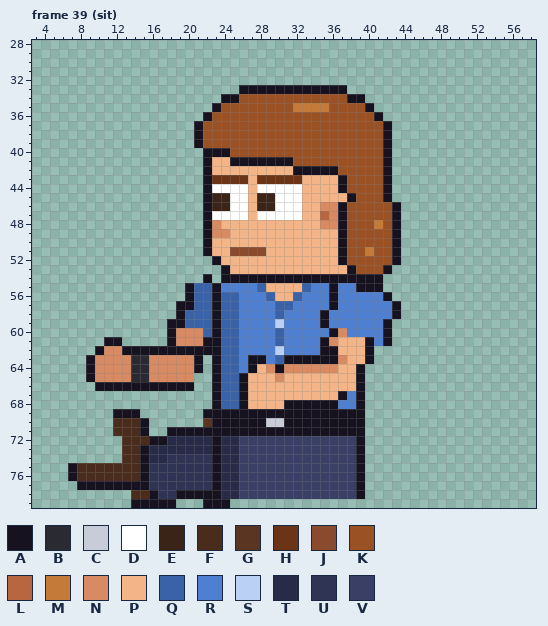
File history of a pixel-art file, sprites/custom/custom_intern_bob_left_anim.aseprite. The first picture shows the starting point.
64x80 pixels, 85 frames. Colours within 5 levels of each other are drawn and written as one. Shown: frame 39 (sit): x 3..58, y 28..79. The commit also changed other frames, which this record leaves out.
Visible layers, top first: "Hair", "Face", "Watch", "Near Arm", "Collar", "Belt", "Shirt", "Body", "Back Arm", "Pants", "Shoes".
Palette (. is transparent): A #17121f  B #2a2a33  C #c8ccd8  D #ffffff  E #3a2418  F #4a2c1c  G #5a3522  H #6b3416  J #8a4a2e  K #9a5124  L #b8663f  M #c47a38  N #d88a62  P #f3b488  Q #3a62a8  R #4f7fd0  S #bbd0f5  T #272b48  U #2f3354  V #3a3f66
Pixels before, frame 39 (sit) (only the part around the change), first column x 7:
28 .................................................
29 .................................................
30 .................................................
31 .................................................
32 .................................................
33 ...................AAAAAAAAAAAA..................
34 .................AAKKKKKKKKKKKKAA................
35 ................AKKKKKKKKMMMMKKKKA...............
36 ...............AKKKKKKKKKKKKKKKKKKA..............
37 ..............AKKKKKKKKKKKKKKKKKKKKA.............
38 ..............AKKKKKKKKKKKKKKKKKKKKA.............
39 ..............AKKKKKKKKKKKKKKKKKKKKA.............
40 ...............AAAKKKKKKKKKKKKKKKKKA.............
41 ...............APPAAAAAAAKKKKKKKKKKA.............
42 ...............APPPPPPPPPAAAAAKKKKKA.............
43 ...............AHHHHPHHHHHPPPPAKKKKA.............
44 ...............ADDDDPDDDDDPPPPAKKKKA.............
45 ...............AEEDDPEEDDDPPPPPAKKKA.............
46 ...............AEEDDPEEDDDPPNNAKKKKKA............
47 ...............ADDDDPDDDDDPPLNAKKKKKA............
48 ...............ANPPPPPPPPPPPNNAKKKMKA............
49 ...............ANNPPPPPPPPPPPPAKKKKKA............
50 ...............APPPPPPPPPPPPPPAKKKKKA............
51 ...............APPJJJJPPPPPPPPAKKMKKA............
52 ................APPPPPPPPPPPPPAKKKKKA............
53 .................APPPPPPPPPPPPPAKKKA.............
54 ...............A.AAAAAAAAAAAAAAAAAA..............
55 .............AQQARRRRQPPPPQRRARRAAA..............
56 .............AQQAQQRRRQPPQRRRARRRRRA.............
57 ............AAQQAQQRRRRQQRRRRARRRRRRA............
58 ............AQQQAQQRRRRQRRRRARRRRRRRA............
59 ...........AAQQQAQQRRRRSRRRRARRRRRRA.............
60 ...........ANNNQAQQRRRRQRRRRRANRRRRA.............
61 ....AA.....ANNNAAQQRRRRQRRRRANPPPARA.............
62 ...ANNAAAAAAAAAAAQQRRRRSRRRRAAPPPA...............
63 ..ANNNNBBNNNNNA.AQQRAARQAAAAAANPPA...............
64 ..ANNNNBBNNNNNA.AQQRAPNANNNNNNPPA................
65 ..ANNNNBBNNNNN..AQQAPPPNPPPPPPPPA................
66 ...AAAAAAAAAAA..AQQAPPPPPPPPPPPPA................
67 ................AQQAPPPPPPPPPPARA................
68 ................AQQAPPPPAAAAAARRA................
69 .....AAA.......AAAAAAAAAAAAAAAAAA................
70 .....FFFA......GAAAAAACCAAAAAAAAA................
71 .....FFFA..AAAAAAAAAAAAAAAAAAAAAA................
72 ......FFFAATTTTTATTVVVVVVVVVVVVVA................
73 ......FFATTTTTTTATTVVVVVVVVVVVVVA................
The same view after the edit:
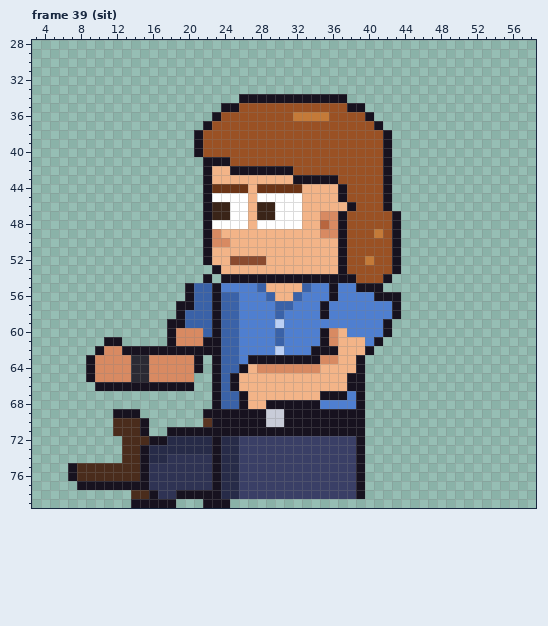
Edits made:
Frame 39 (sit):
Colour A now appears in row 40 at x 21; in row 52 at x 22; in row 53 at x 23 and 43; in row 54 at x 42; in row 56 at x 43.
The author changed colour H to colour A in row 43 at x 32.
The author changed colour K to colour A in row 34 at x 26 to 37; in row 35 at x 24 to 25 and 38 to 39; in row 36 at x 23 and 40; in row 37 at x 22 and 41; in row 46 at x 38 and 42.
The author changed colour P to colour A in row 41 at x 23 to 24; in row 42 at x 25 to 31; in row 43 at x 33 to 36; in row 45 at x 37; in row 53 at x 37; in row 63 at x 39.
The author changed colour P to colour A in rows 65 to 66 at x 38; in row 67 at x 35 to 36; in row 68 at x 29 to 30.
The author changed colour Q to colour A in row 63 at x 30; in rows 65 to 66 at x 25.
The author changed colour R to colour A in row 56 at x 41; in row 57 at x 35; in row 60 at x 35; in row 61 at x 41; in row 62 at x 34; in row 63 at x 29.
The author changed colour R to colour A in row 64 at x 26.
The author changed colour A to colour C in row 69 at x 29 to 30.
The author changed colour E to colour D in row 45 at x 23 to 24 and 28 to 29.
The author changed colour N to colour D in row 48 at x 23.
The author changed colour P to colour D in row 48 at x 24 to 26 and 28 to 32.
The author changed colour D to colour E in row 47 at x 23 to 24 and 28 to 29.
The author changed colour D to colour H in row 44 at x 23 to 26 and 28 to 32.
The author changed colour P to colour J in row 52 at x 25 to 28.
The author changed colour A to colour K in row 40 at x 22 to 24; in row 41 at x 25 to 31; in row 42 at x 32 to 36; in row 43 at x 37; in row 45 at x 38; in row 53 at x 38 and 42.
The author changed colour A to colour K in row 54 at x 39 to 41.
The author changed colour M to colour K in row 35 at x 32 to 35; in row 48 at x 41; in row 51 at x 40.
The author changed colour N to colour L in row 48 at x 35.
The author changed colour K to colour M in row 36 at x 32 to 35; in row 49 at x 41; in row 52 at x 40.
The author changed colour A to colour N in row 60 at x 36; in row 63 at x 35 to 36; in row 64 at x 30.
The author changed colour L to colour N in row 47 at x 35.
The author changed colour P to colour N in row 49 at x 35 to 36; in row 50 at x 23 to 24; in row 64 at x 28.
The author changed colour A to colour P in row 46 at x 37; in row 52 at x 23; in row 53 at x 24; in row 64 at x 27; in rows 65 to 66 at x 26.
The author changed colour H to colour P in row 43 at x 23 to 26 and 28 to 31.
The author changed colour J to colour P in row 51 at x 25 to 28.
The author changed colour N to colour P in row 46 at x 35 to 36; in row 49 at x 24; in row 60 at x 37; in row 63 at x 37; in row 64 at x 35 to 36; in row 65 at x 30.
The author changed colour A to colour R in row 57 at x 36; in row 59 at x 35; in row 61 at x 40; in row 68 at x 35 to 36.
Colour A is gone in row 33 at x 26 to 37; in row 34 at x 24 to 25 and 38 to 39; in row 35 at x 23 and 40; in row 36 at x 22 and 41; in row 37 at x 21 and 42; in row 46 at x 43.
Colour A is gone in row 61 at x 42; in row 63 at x 40.
Where, in picture pixels (left, top, right, bottom), the same in both pictures:
changed: (194, 85, 401, 418)
